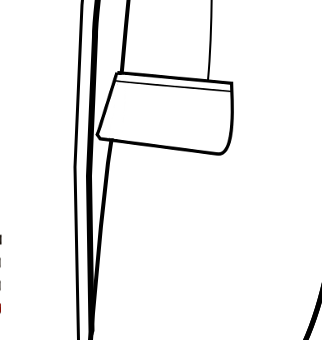
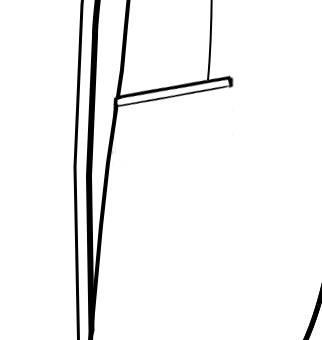
Two versions of the same layered image (w=322, h=340). Layer-by-layer changes:
added layer "pocket_pip slanting copy" above "pocket_falp slanting" over [111, 75, 234, 168]
hid "pocket_falp" over [95, 71, 235, 156]
hid "sleeve_button_f3" over [0, 234, 2, 292]
